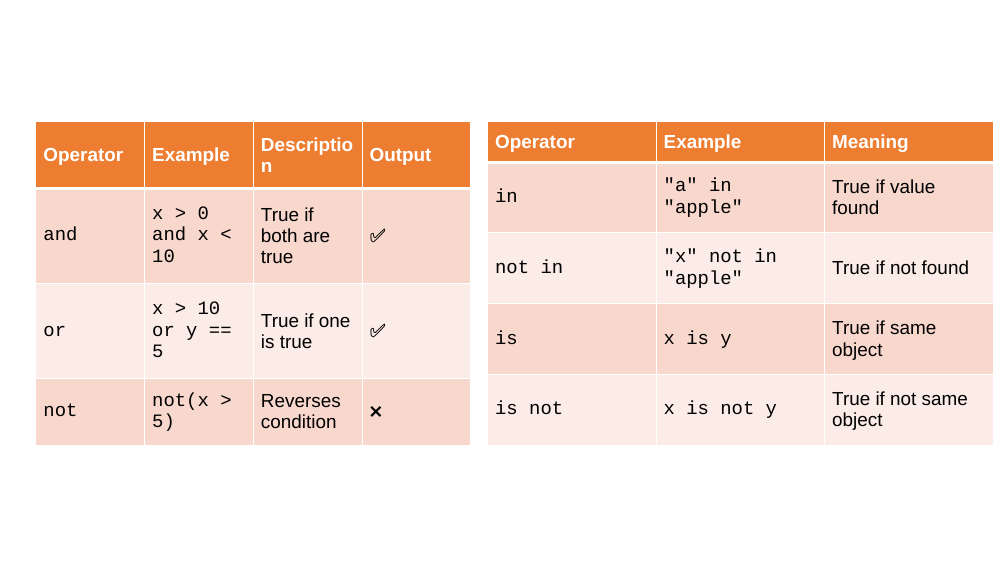
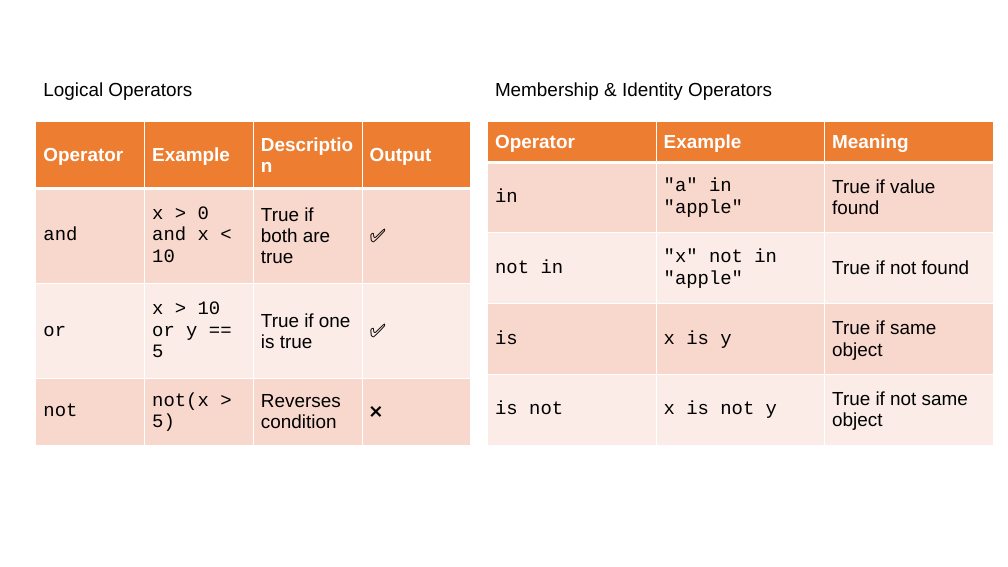
Before and after one commit to Mn-Nisar/Kannur_university_workshop, a slide deck: slide 8 of Python Masterclass.pptx. Drawn at 1008x567 pixels with LibreOffice and Linux fonts; fonts in the diff are those of the drawing. Boxes give left, top, right and bottom in pixels: in the first picture for what was removed or moved away, otherwise in the second. Text is boxed around its words. In the diff, an @@ line names an element or a change of style, - is before the commit and + after.

```diff
--- a/Python Masterclass.pptx
+++ b/Python Masterclass.pptx
@@ text added at (x1=43, y1=82, x2=192, y2=100), 18 pt, text #000000 @@
+Logical Operators
@@ text added at (x1=495, y1=82, x2=772, y2=100), 18 pt, text #000000 @@
+Membership & Identity Operators
```
Also in this commit, not shown: 3 other slides changed, 2 slides added, 13 other files.
